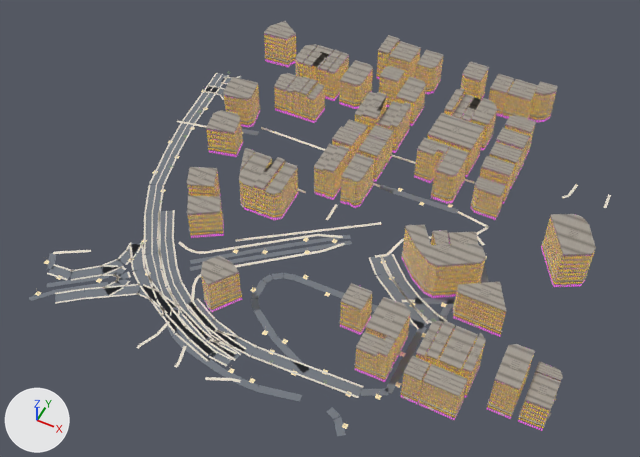
A saved change to the glTF model public/models/urban-sw-stage6.glb.
The view is the same before and after, from a 50 mm camera at (-473.0, -778.0, 674.0) aimed at (-741.0, -241.0, 3.0). Arrows for +X, +Y and +Z are at lower left; the lights stay in place. The picture after the commit comes second.

The older version as bpy lines, for what is in view:
```python
ob_urban_hotel_2386_sw386 = bpy.data.objects.new('urban-hotel-2386-SW386', me_urban_hotel_2386_sw386)
ob_urban_hotel_2386_sw386.location = (0.0, 0.0, 0.0)
ob_urban_prop_sw_lamp_glow = bpy.data.objects.new('urban-prop-sw-lamp-glow', me_urban_prop_sw_lamp_glow)
ob_urban_prop_sw_lamp_glow.location = (0.0, 0.0, 0.0)
ob_urban_prop_sw_palms = bpy.data.objects.new('urban-prop-sw-palms', me_urban_prop_sw_palms)
ob_urban_prop_sw_palms.location = (0.0, 0.0, 0.0)
ob_urban_prop_sw_streetlamps = bpy.data.objects.new('urban-prop-sw-streetlamps', me_urban_prop_sw_streetlamps)
ob_urban_prop_sw_streetlamps.location = (0.0, 0.0, 0.0)
ob_urban_street_sw_promenades = bpy.data.objects.new('urban-street-sw-promenades', me_urban_street_sw_promenades)
ob_urban_street_sw_promenades.location = (0.0, 0.0, 0.0)
ob_urban_street_sw_roads = bpy.data.objects.new('urban-street-sw-roads', me_urban_street_sw_roads)
ob_urban_street_sw_roads.location = (0.0, 0.0, 0.0)
ob_urban_street_sw_sidewalks = bpy.data.objects.new('urban-street-sw-sidewalks', me_urban_street_sw_sidewalks)
ob_urban_street_sw_sidewalks.location = (0.0, 0.0, 0.0)
# also in view: 'urban-hotel-2302-SW302' at (-594.0, 27.0, 21.0); 'urban-hotel-2353-SW353' at (-659.0, -83.0, 21.0); 'urban-hotel-2307-SW307' at (-762.0, 23.0, 20.0); 'urban-hotel-2372-SW372' at (-560.0, -270.0, 20.0); 'urban-hotel-2334-SW334' at (-846.0, -34.0, 21.0)
```
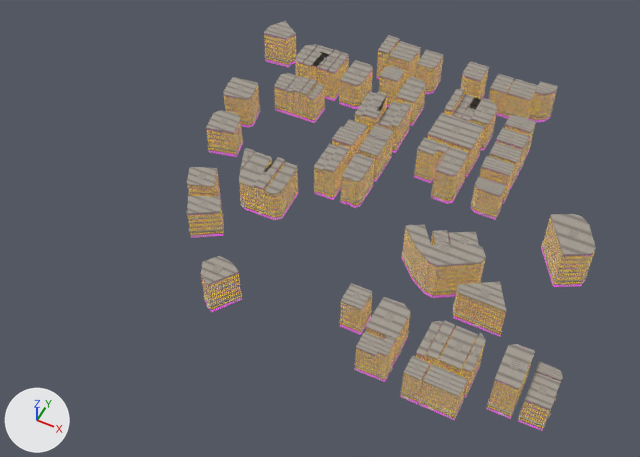
The change in detail:
Object 'urban-prop-sw-lamp-glow' (ob_urban_prop_sw_lamp_glow) is deleted.
Object 'urban-prop-sw-palms' (ob_urban_prop_sw_palms) is deleted.
Object 'urban-prop-sw-streetlamps' (ob_urban_prop_sw_streetlamps) is deleted.
Object 'urban-street-sw-promenades' (ob_urban_street_sw_promenades) is deleted.
Object 'urban-street-sw-roads' (ob_urban_street_sw_roads) is deleted.
Object 'urban-street-sw-sidewalks' (ob_urban_street_sw_sidewalks) is deleted.

Where the change shows, as pixel boxes [x1, y1, x2, y2] in the pictures (640 x 457 px):
'urban-street-sw-roads', deleted: before [29, 73, 489, 436]
'urban-street-sw-sidewalks', deleted: before [47, 73, 447, 398]
'urban-street-sw-promenades', deleted: before [53, 120, 611, 383]
'urban-prop-sw-lamp-glow', deleted: before [35, 90, 487, 429]
'urban-prop-sw-palms', deleted: before [141, 71, 436, 386]
'urban-prop-sw-streetlamps', deleted: before [37, 90, 451, 422]
